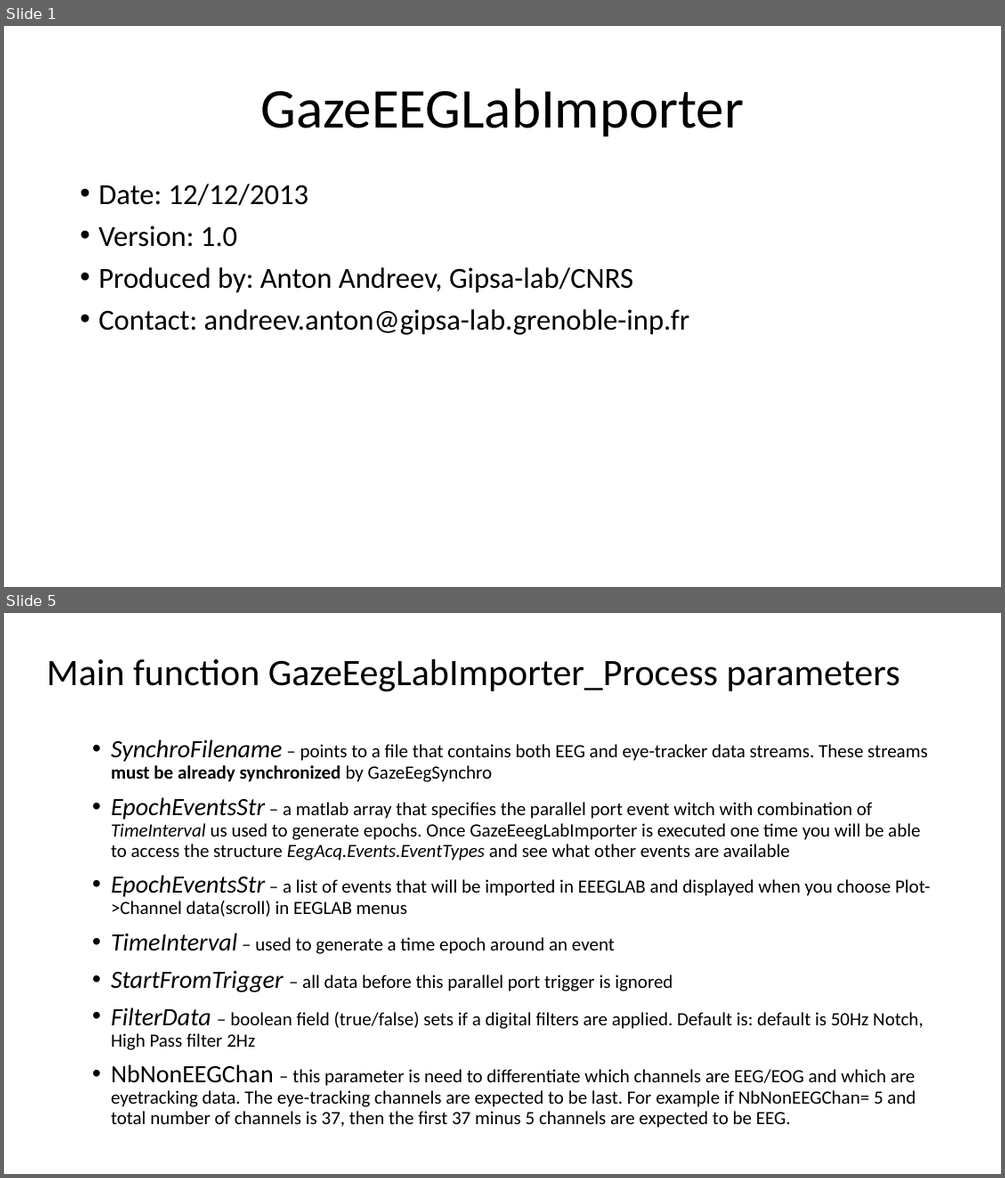
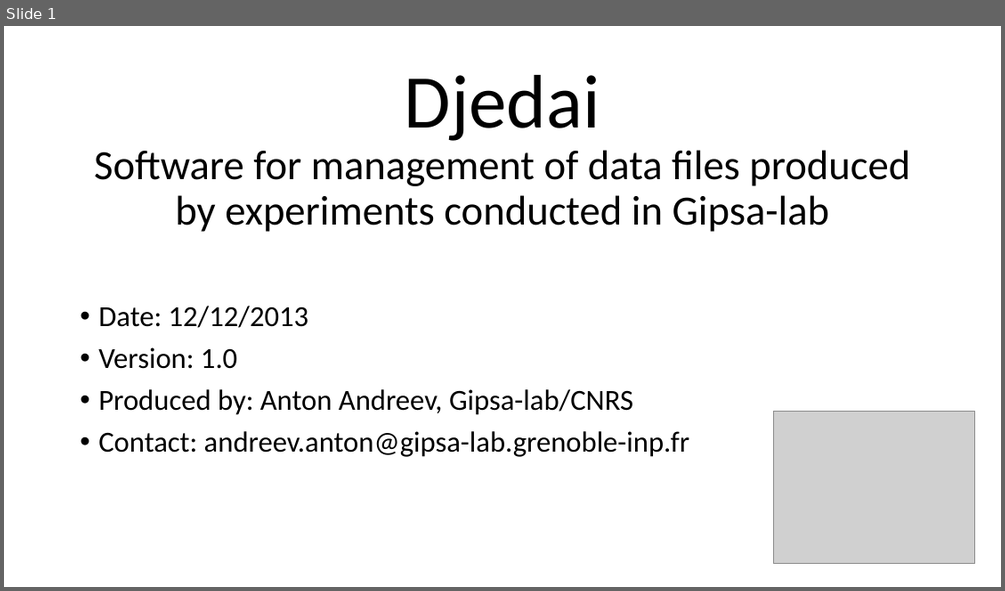
Before and after one commit to sssandyad/adastra, a slide deck: src_ebd_tool/docs/Help_djedai.pptx. Shown one above the other, each under a label of ours: slides 1 and 5 before the commit, slide 1 after it; the slides between them are not shown. The pictures are 1005x1178 and 1005x591 pixels, drawn with LibreOffice and Linux fonts; fonts in the diff are those of the drawing; grey boxes stand for pictures. Boxes give left, top, right and bottom in pixels: in the first picture for what was removed or moved away, otherwise in the second. Text is boxed around its words. In the diff, an @@ line names an element or a change of style, - is before the commit and + after.

```diff
--- a/src_ebd_tool/docs/Help_djedai.pptx
+++ b/src_ebd_tool/docs/Help_djedai.pptx
@@ slide 5 removed at [4, 613, 1001, 1174], background #FFFFFF @@
@@ text removed at [47, 659, 900, 692] @@
-Main function GazeEegLabImporter_Process parameters
@@ text removed at [111, 739, 930, 1127] @@
-• SynchroFilename – points to a file that contains both EEG and eye-tracker data streams. These streams must be already synchronized by GazeEegSynchro
-• EpochEventsStr – a matlab array that specifies the parallel port event witch with combination of TimeInterval us used to generate epochs. Once GazeEeegLabImporter is executed one time you will be able to access the structure EegAcq.Events.EventTypes and see what other events are available
-• EpochEventsStr – a list of events that will be imported in EEEGLAB and displayed when you choose Plot->Channel data(scroll) in EEGLAB menus
-• TimeInterval – used to generate a time epoch around an event
-• StartFromTrigger – all data before this parallel port trigger is ignored
-• FilterData – boolean field (true/false) sets if a digital filters are applied. Default is: default is 50Hz Notch, High Pass filter 2Hz
-• NbNonEEGChan – this parameter is need to differentiate which channels are EEG/EOG and which are eyetracking data. The eye-tracking channels are expected to be last. For example if NbNonEEGChan= 5 and total number of channels is 37, then the first 37 minus 5 channels are expected to be EEG.
@@ slide 1 changed as well @@
@@ title at [94, 75, 910, 232]: text changed; size 54 to 40 pt @@
-GazeEEGLabImporter
+Djedai
+Software for management of data files produced by experiments conducted in Gipsa-lab
@@ text "Date: 12/12/2013": place and size @@
-text "Date: 12/12/2013" at [98, 184, 689, 335]
+text "Date: 12/12/2013" at [98, 305, 689, 457]
@@ picture added at [774, 411, 975, 563] @@
```
Also in this commit, not shown: 5 slides added, 3 other slides removed.
